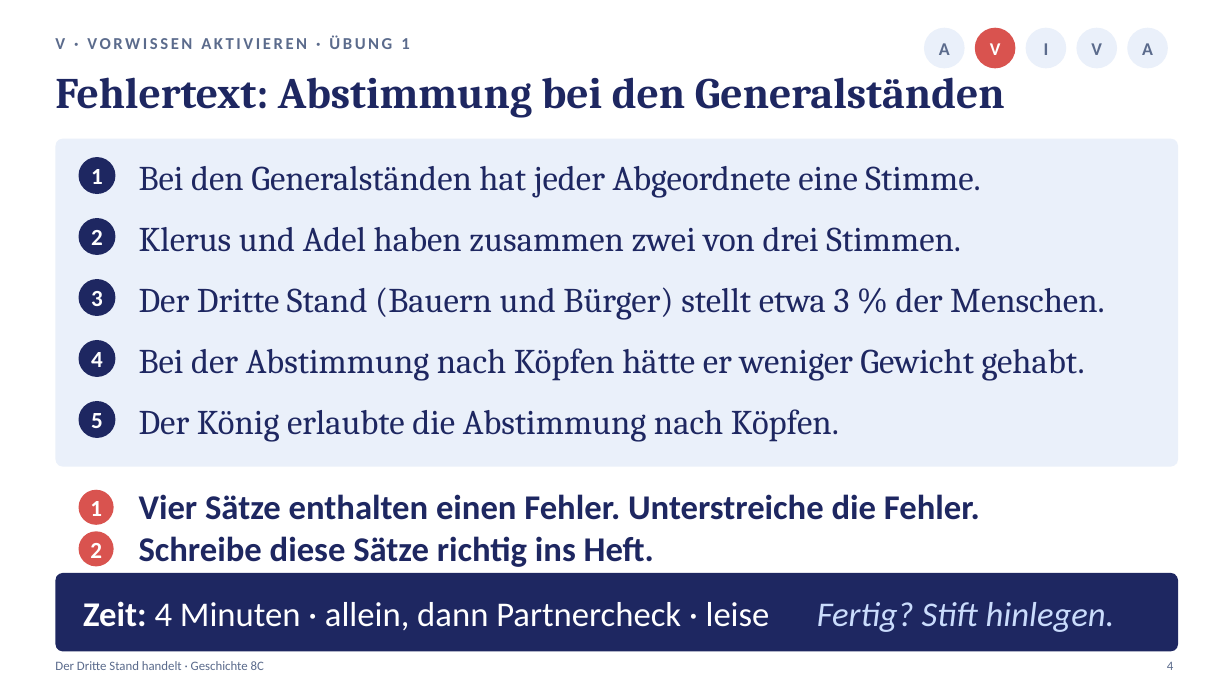
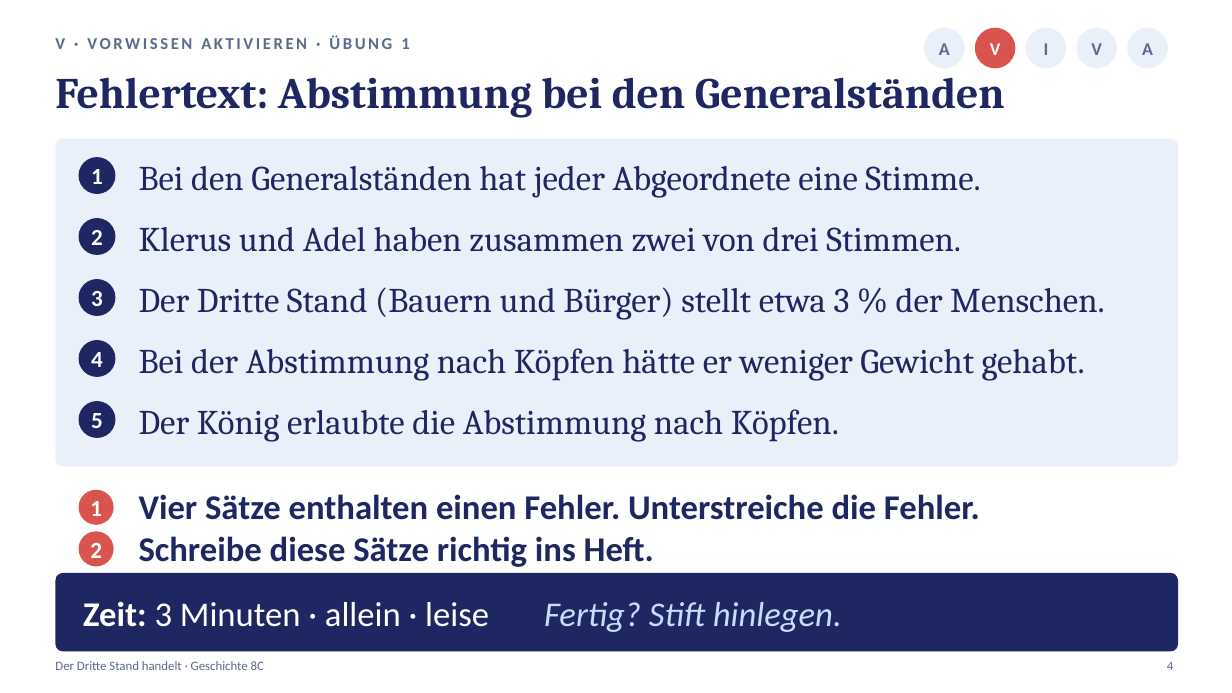
Before and after one commit to golzkonstantin-gif/Schule, a slide deck: slide 4 of Geschichte_8/Stunde2_Nationalversammlung/Praesentation_Stunde2_Nationalversammlung.pptx. Drawn at 1232x693 pixels with LibreOffice and Linux fonts; fonts in the diff are those of the drawing. Boxes give left, top, right and bottom in pixels: in the first picture for what was removed or moved away, otherwise in the second. Text is boxed around its words. In the diff, an @@ line names an element or a change of style, - is before the commit and + after.

```diff
--- a/Geschichte_8/Stunde2_Nationalversammlung/Praesentation_Stunde2_Nationalversammlung.pptx
+++ b/Geschichte_8/Stunde2_Nationalversammlung/Praesentation_Stunde2_Nationalversammlung.pptx
@@ text at (x1=83, y1=601, x2=842, y2=632): text changed @@
-Zeit: 4 Minuten · allein, dann Partnercheck · leise Fertig? Stift hinlegen.
+Zeit: 3 Minuten · allein · leise Fertig? Stift hinlegen.
```
Also in this commit, not shown: 2 other slides changed, 6 other files.
